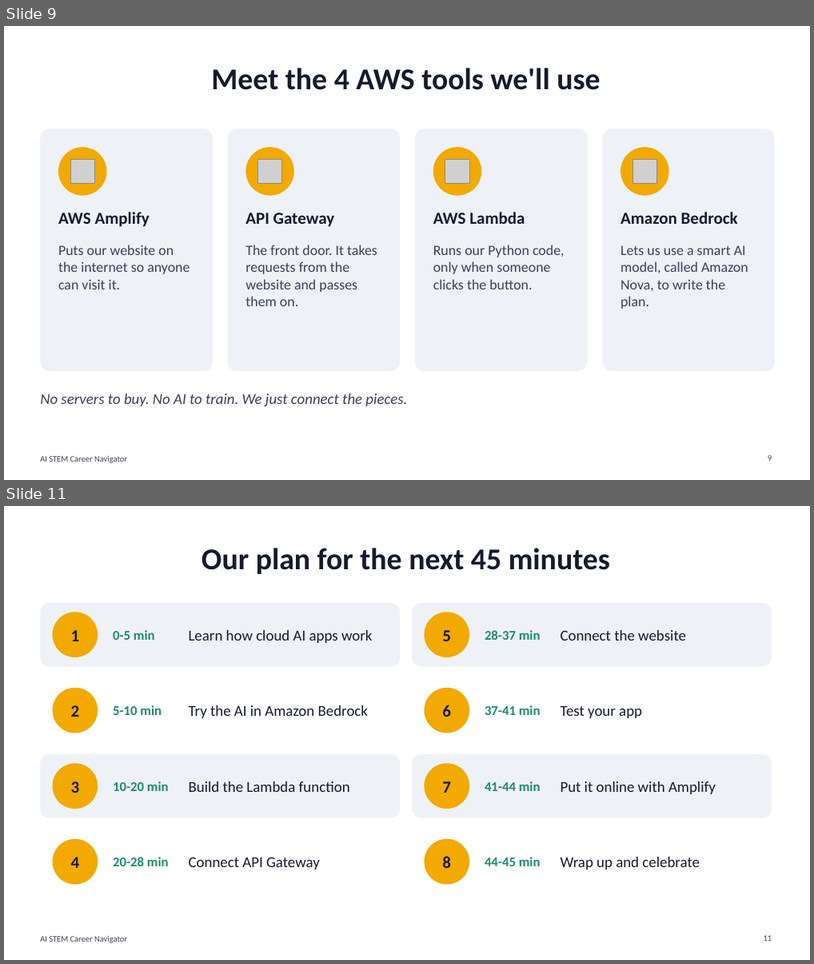
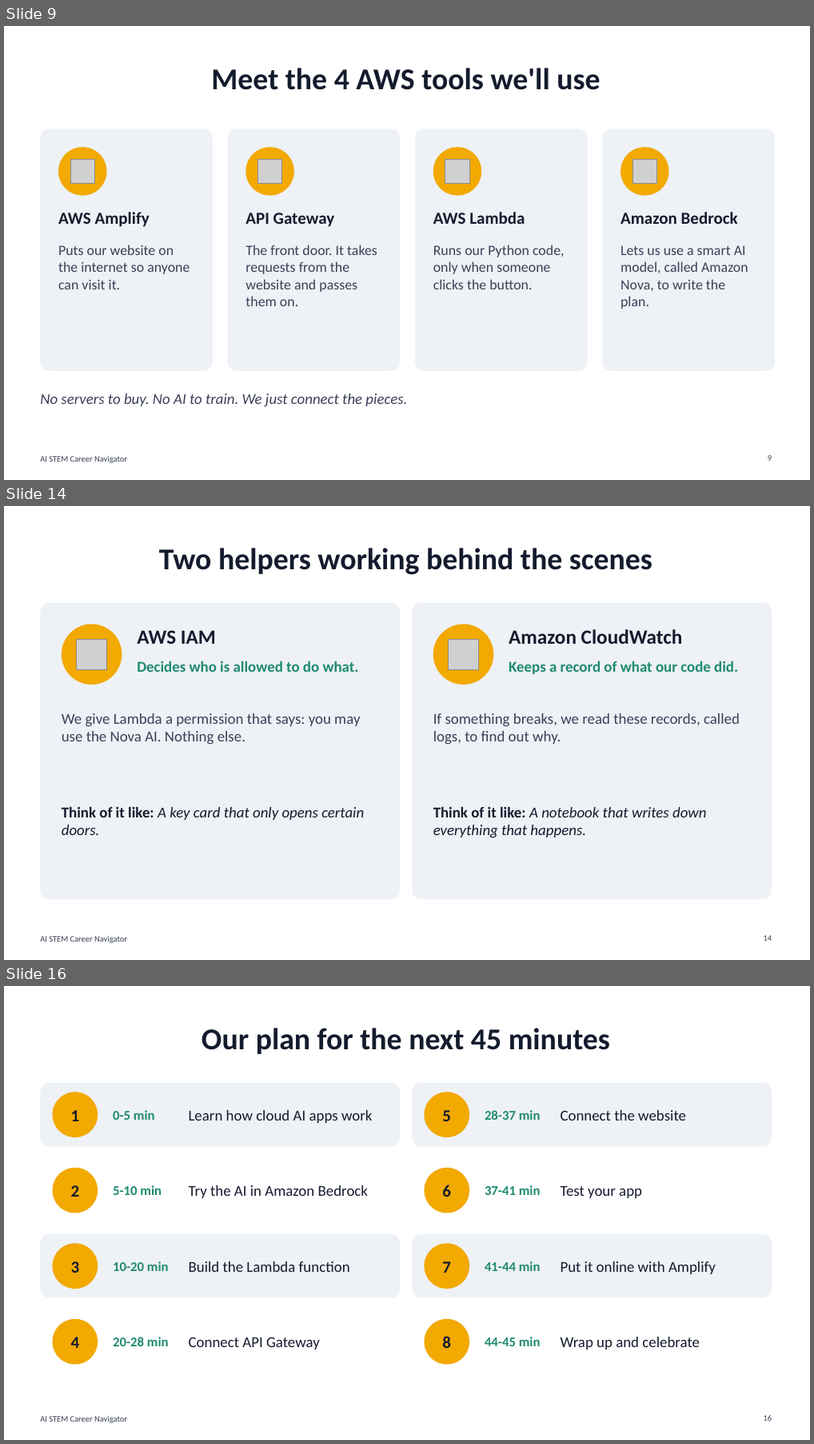
Before and after one commit to kingmellow08/ai-career-navigator, a slide deck: presentation/AI_Career_Coach_Workshop.pptx. Shown one above the other, each under a label of ours: slides 9 and 11 before the commit, slides 9, 14 and 16 after it; the slides between them are not shown. The pictures are 814x964 and 814x1444 pixels, drawn with LibreOffice and Linux fonts; fonts in the diff are those of the drawing; grey boxes stand for pictures. Boxes give left, top, right and bottom in pixels: in the first picture for what was removed or moved away, otherwise in the second. Text is boxed around its words. In the diff, an @@ line names an element or a change of style, - is before the commit and + after.

```diff
--- a/presentation/AI_Career_Coach_Workshop.pptx
+++ b/presentation/AI_Career_Coach_Workshop.pptx
@@ slide 14 added at [4,506,810,960], background #FFFFFF; not listed: 1 template element that a slide beside it also shows @@
@@ title added at [159,548,653,575], 36 pt, text #141B2D, bold @@
+Two helpers working behind the scenes
@@ rounded rectangle added at [40,603,400,900], fill #EEF1F6 @@
@@ ellipse added at [62,624,122,684], fill #F2A900 @@
@@ rounded rectangle added at [412,603,772,900], fill #EEF1F6 @@
@@ ellipse added at [434,624,494,684], fill #F2A900 @@
@@ picture added at [77,639,107,669] @@
@@ text added at [137,630,216,644], 24 pt, text #141B2D, bold @@
+AWS IAM
@@ picture added at [449,639,479,669] @@
@@ text added at [509,629,683,644], 24 pt, text #141B2D, bold @@
+Amazon CloudWatch
@@ text added at [137,660,359,672], 18 pt, text #1F8A70, bold @@
+Decides who is allowed to do what.
@@ text added at [509,660,738,674], 18 pt, text #1F8A70, bold @@
+Keeps a record of what our code did.
@@ text added at [62,713,360,744], 18 pt, text #3A4157 @@
+We give Lambda a permission that says: you may use the Nova AI. Nothing else.
@@ text added at [434,713,740,744], 18 pt, text #3A4157 @@
+If something breaks, we read these records, called logs, to find out why.
@@ text added at [62,806,364,835], 18 pt, text #141B2D, italic @@
+Think of it like: A key card that only opens certain doors.
@@ text added at [434,806,707,838], 18 pt, text #141B2D, italic @@
+Think of it like: A notebook that writes down everything that happens.
@@ page number added at [764,935,773,940], 10 pt, text #3A4157 @@
+14
@@ what was slide 11 is now slide 16 @@
@@ page number at [764,1415,773,1420]: text changed @@
-11
+16
```
Also in this commit, not shown: 1 slide changed, 4 other slides added, 2 other files.
